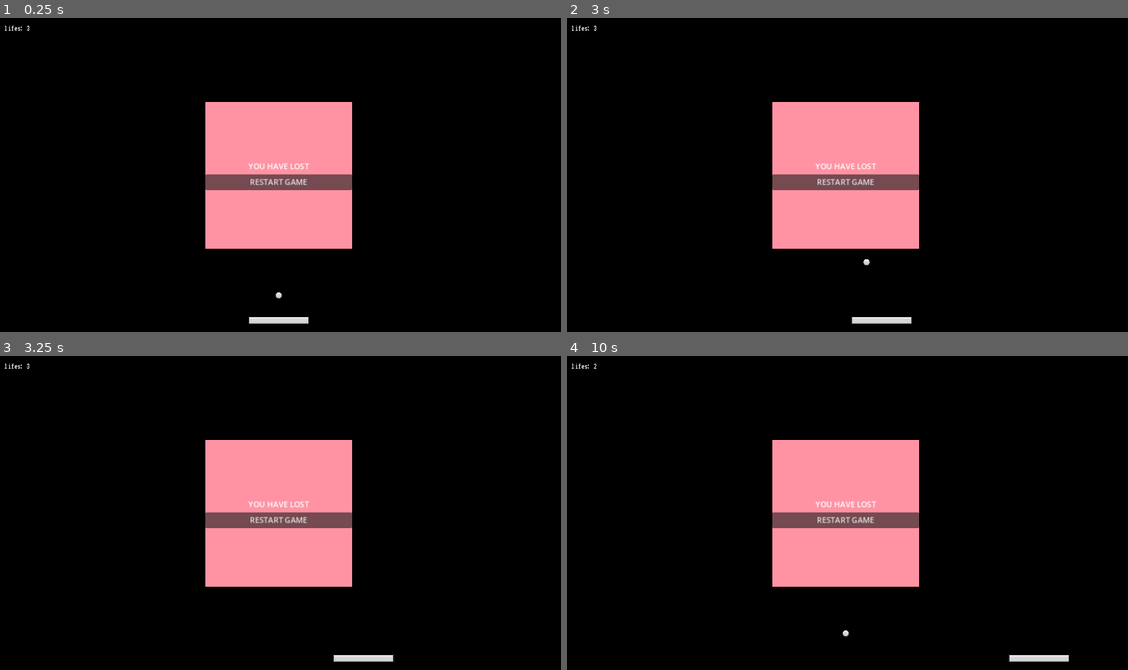
Above: before the commit, frames 1-4 (two rows, left to right).
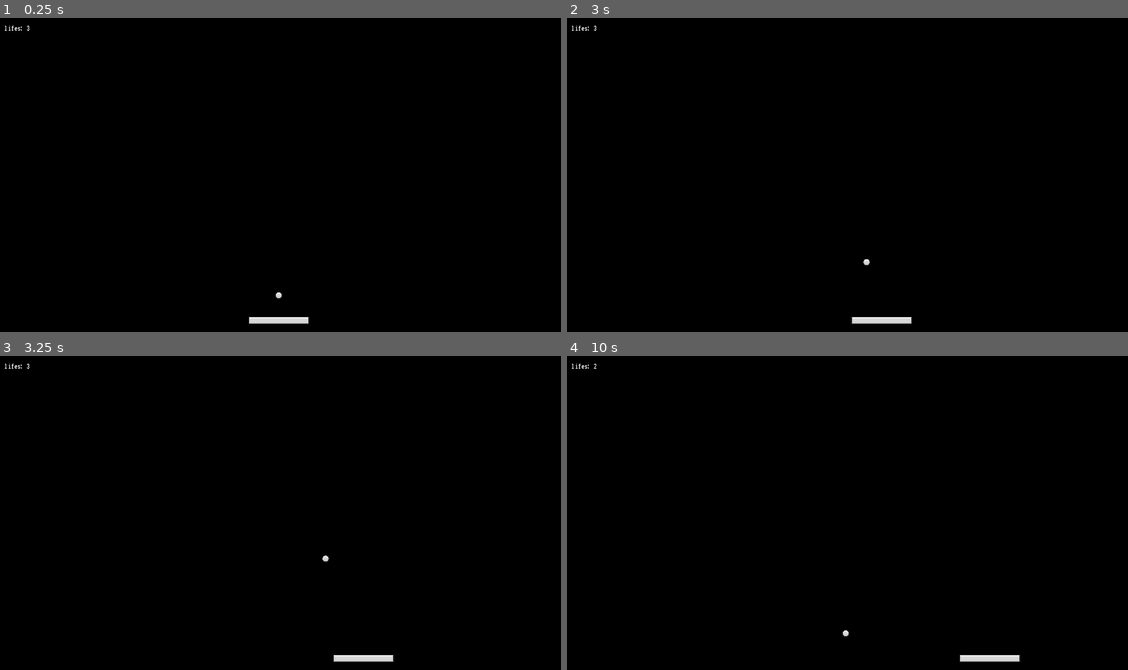
Above: after the commit, the same moments.

Repository: dazheng6/Brick-Breaker-2
Game: Godot game, scene res://Scenes/main.tscn
Same seed, same stepped clock (60 frames per second), same inputs: the game is played once before the commit and once after it.
Inputs (mouse positions are in pixels of both pictures, inside the frame that each line leads up to):
- Up to frame 1 (0.25 s): no input
- Up to frame 2 (3 s): click (847, 181) at 0.5 s, where only the run before the commit has a clickable "RESTART GAME"; click (847, 181) at 1.25 s, where only the run before the commit has a clickable "RESTART GAME"; click (847, 181) at 2 s, where only the run before the commit has a clickable "RESTART GAME"; tap Enter at 2.75 s; hold D (right) from 2.78 s (still down)
- Up to frame 3 (3.25 s): keep holding D (right)
- Up to frame 4 (10 s): tap Space at 3.5, 9.5 s; release D (right) at 3.53 s; hold A (left) 3.53-4.28 s; hold D (right) 4.28-5.78 s; tap Enter at 5 s; hold A (left) 5.78-8.03 s; hold D (right) from 8.03 s (still down)

The runs differ from the first frame. In frame 1, 12% of the frame differs, in the area x 36-63%, y 26-74%; in frame 2, 12%; in frame 3, 12%; in frame 4, 13%, in the area x 36-90%, y 26-98%.

Commit message:
Finished Losing the Life and the Game

Diff:
--- a/Scenes/ui.tscn
+++ b/Scenes/ui.tscn
@@ -33,6 +33,7 @@
 text = "Lifes: 3"
 
 [node name="GameLostContainer" type="CenterContainer" parent="."]
+visible = false
 anchors_preset = 15
 anchor_right = 1.0
 anchor_bottom = 1.0
@@ -53,7 +54,7 @@
 grow_vertical = 2
 alignment = 1
 
-[node name="Label" type="Label" parent="GameLostContainer/Panel/VBoxContainer"]
+[node name="MessageLabel" type="Label" parent="GameLostContainer/Panel/VBoxContainer"]
 layout_mode = 2
 text = "YOU HAVE LOST"
 horizontal_alignment = 1
--- a/Scripts/ball.gd
+++ b/Scripts/ball.gd
@@ -1,6 +1,8 @@
 extends CharacterBody2D
 
 class_name Bal
+
+signal life_lost
 
 const VELOCTIY_LIMIT = 40
 
@@ -38,6 +40,7 @@
 	if lifes == 0:
 		ui.game_over()
 	else:
+		life_lost.emit()
 		reset_ball()
 		ui.set_lifes(lifes)
 
--- a/Scripts/paddle.gd
+++ b/Scripts/paddle.gd
@@ -14,6 +14,7 @@
 @onready var collision_shape_2d = $CollisionShape2D
 
 func _ready():
+	ball.life_lost.connect(on_ball_lost)
 	camera_rect = camera.get_viewport_rect()
 	half_paddle_width = collision_shape_2d.shape.get_rect().size.x / 2 * scale.x
 
@@ -41,3 +42,7 @@
 	if direction != Vector2.ZERO && !is_ball_started:
 		ball.start_ball()
 		is_ball_started = true
+
+func on_ball_lost():
+	is_ball_started = false
+	direction = Vector2.ZERO
--- a/Scripts/ui.gd
+++ b/Scripts/ui.gd
@@ -3,6 +3,7 @@
 class_name UI
 
 @onready var lifes_label = $MarginContainer/HBoxContainer/LifesLabel
+
 @onready var game_lost_container = $GameLostContainer/Panel/VBoxContainer/GameLostButton
 
 func set_lifes(lifes: int):
